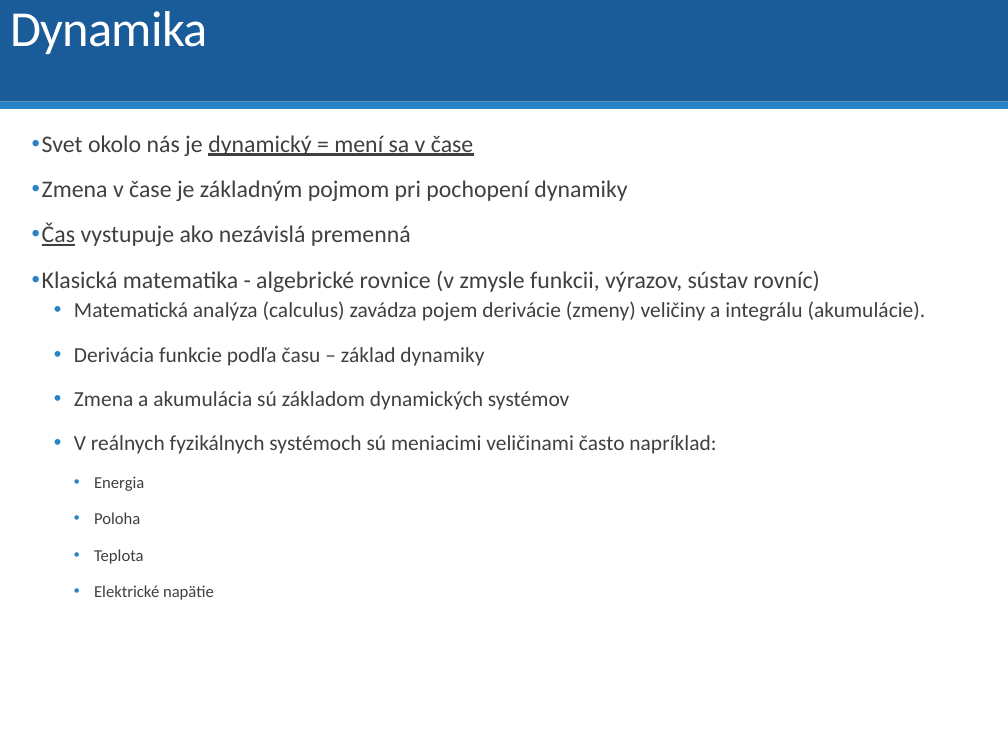
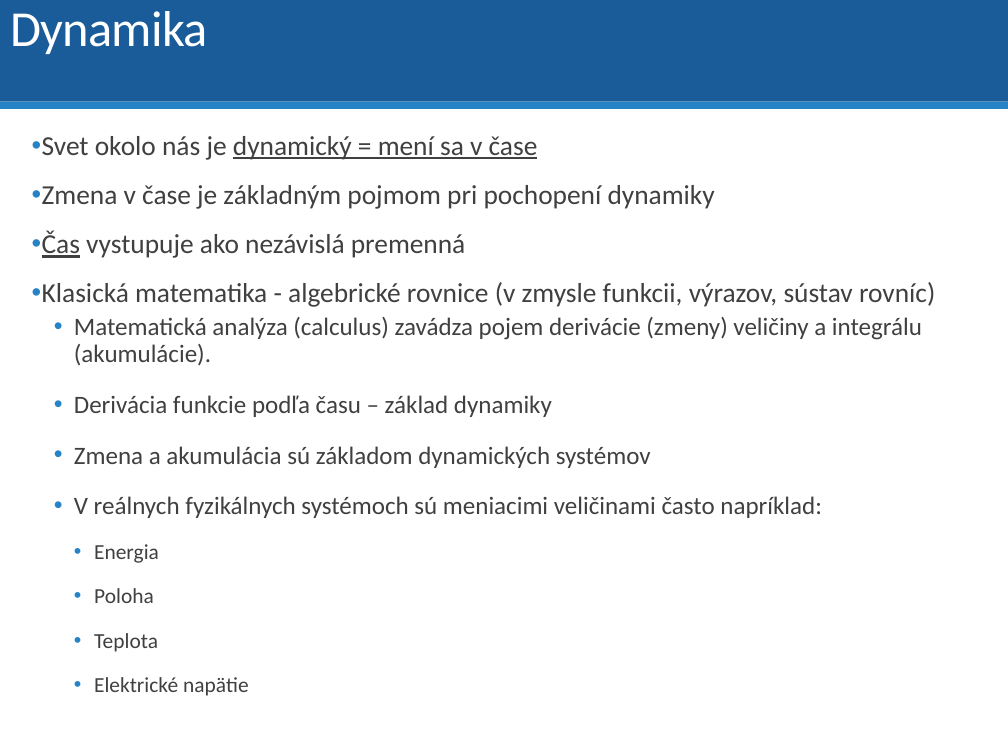
Before and after one commit to dodekm/TeamProjektKybernetika, a slide deck: slide 4 of Nove prednasky/P01_dynamika_dif_rovnice_LPT_prenosova_funkcia_modelovanie.pptx. Drawn at 1008x756 pixels with LibreOffice and Linux fonts; fonts in the diff are those of the drawing. Boxes give left, top, right and bottom in pixels: in the first picture for what was removed or moved away, otherwise in the second. Text is boxed around its words. In the diff, an @@ line names an element or a change of style, - is before the commit and + after.

```diff
--- a/Nove prednasky/P01_dynamika_dif_rovnice_LPT_prenosova_funkcia_modelovanie.pptx
+++ b/Nove prednasky/P01_dynamika_dif_rovnice_LPT_prenosova_funkcia_modelovanie.pptx
@@ text "Svet okolo nás je dynamický ..." at bbox=[42, 136, 935, 696]: size 17 to 19.6 pt in "Svet okolo nás je dynamický = mení ...", "Zmena v čase je základným pojmom pri ...", "Čas vystupuje ako nezávislá premenná", "Klasická matematika - algebrické rovnice (v zmysle ..."; size 15.3 to 17.9 pt in "Matematická analýza (calculus) zavádza pojem derivácie (zmen ...", "Derivácia funkcie podľa času – základ dynamiky", "Zmena a akumulácia sú základom dynamických systémov", "V reálnych fyzikálnych systémoch sú meniacimi veličinami ..."; size 11.9 to 15.3 pt in "Energia", "Poloha", "Teplota", "Elektrické napätie" @@
```
Also in this commit, not shown: 9 slides added, 1 slide removed.
